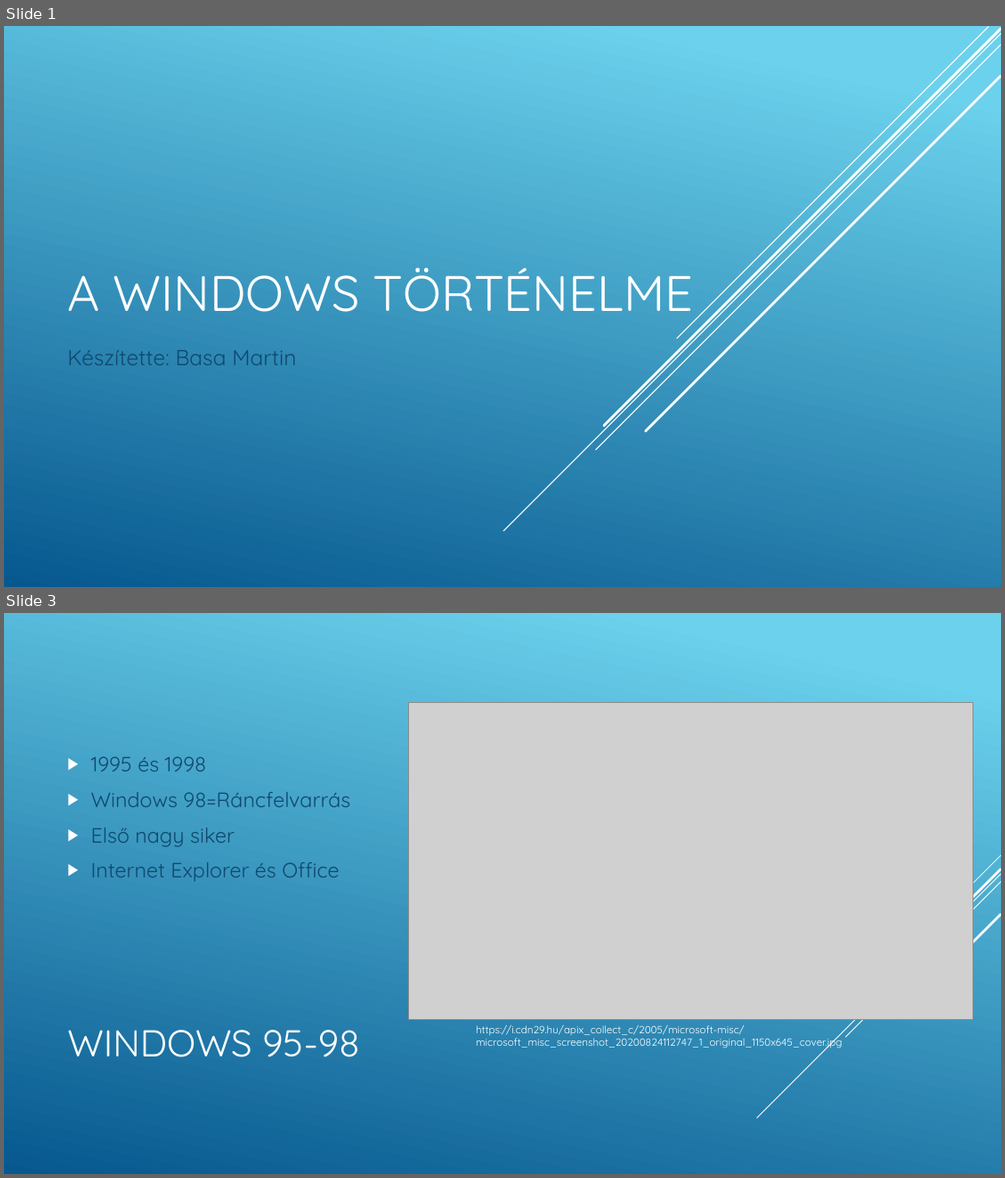
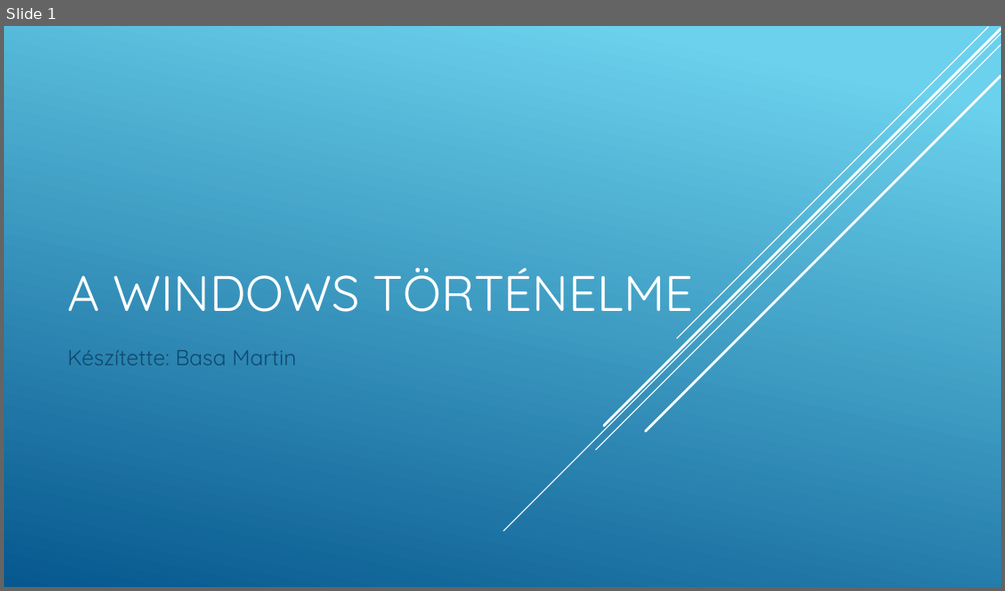
Before and after one commit to Martinanevem/ppt, a slide deck: A Windows történelme.pptx. Shown one above the other, each under a label of ours: slides 1 and 3 before the commit, slide 1 after it; the slides between them are not shown. The pictures are 1005x1178 and 1005x591 pixels, drawn with LibreOffice and Linux fonts; fonts in the diff are those of the drawing; grey boxes stand for pictures. Boxes give left, top, right and bottom in pixels: in the first picture for what was removed or moved away, otherwise in the second. Text is boxed around its words. In the diff, an @@ line names an element or a change of style, - is before the commit and + after.

```diff
--- a/A Windows történelme.pptx
+++ b/A Windows történelme.pptx
@@ slide 3 removed at [4, 613, 1001, 1174], background gradient #6ED2EB to #06588E @@
@@ picture removed at [409, 703, 972, 1019] @@
@@ text removed at [91, 756, 350, 882] @@
-▶ 1995 és 1998
-▶ Windows 98=Ráncfelvarrás
-▶ Első nagy siker
-▶ Internet Explorer és Office
@@ group removed at [757, 855, 1001, 1118]: 5 lines @@
@@ title removed at [67, 1030, 360, 1057] @@
-WINDOWS 95-98
@@ text removed at [476, 1025, 841, 1049] @@
-https://i.cdn29.hu/apix_collect_c/2005/microsoft-misc/microsoft_misc_screenshot_20200824112747_1_original_1150x645_cover.jpg
```
Also in this commit, not shown: 1 slide changed, 8 slides added, 1 other slide removed.
